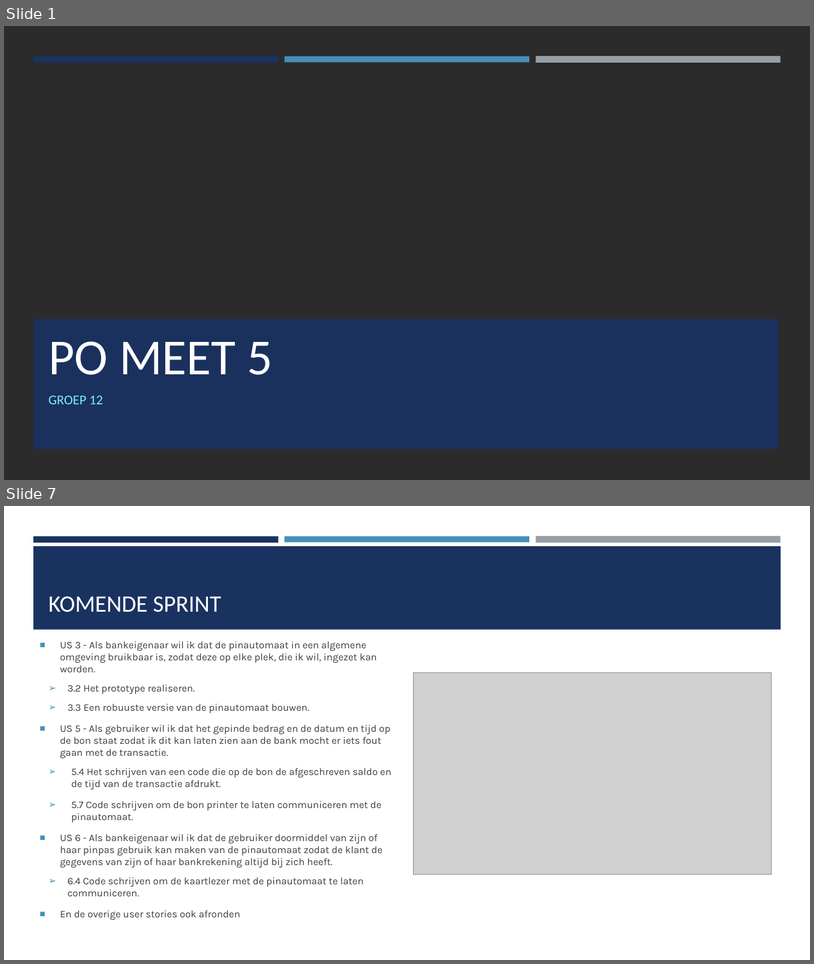
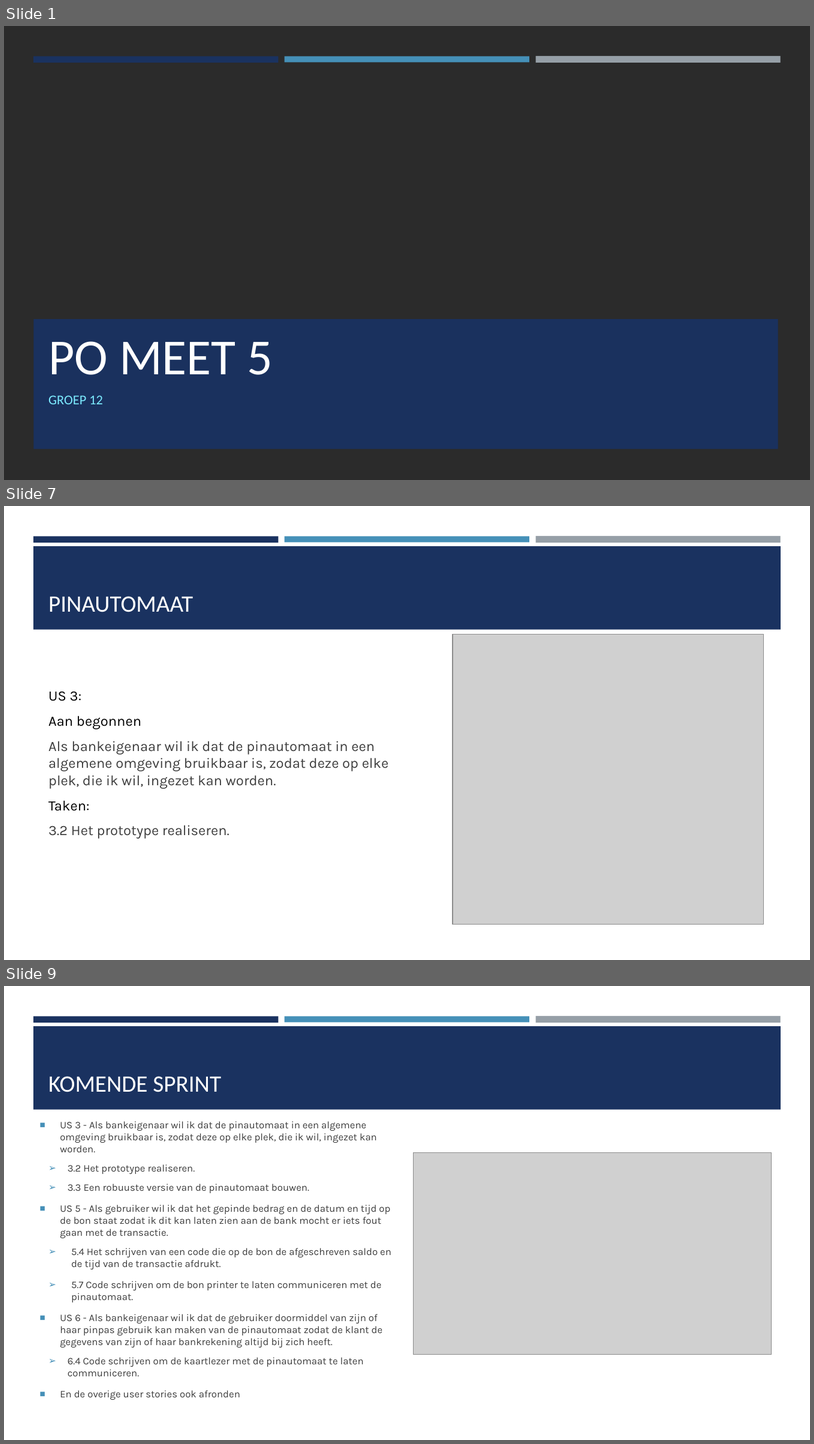
Before and after one commit to BruddaCode/Project-3-4-Bank, a slide deck: documentatie/po presentaties/PO meet 5.pptx. Shown one above the other, each under a label of ours: slides 1 and 7 before the commit, slides 1, 7 and 9 after it; the slides between them are not shown. The pictures are 814x964 and 814x1444 pixels, drawn with LibreOffice and Linux fonts; fonts in the diff are those of the drawing; grey boxes stand for pictures; background and template pictures are left out; a plain dark background stands for a picture behind light text. Boxes give left, top, right and bottom in pixels: in the first picture for what was removed or moved away, otherwise in the second. Text is boxed around its words. In the diff, an @@ line names an element or a change of style, - is before the commit and + after.

```diff
--- a/documentatie/po presentaties/PO meet 5.pptx
+++ b/documentatie/po presentaties/PO meet 5.pptx
@@ slide 7 added at [4, 506, 810, 960], background #FFFFFF; not listed: 4 template elements that a slide beside it also shows @@
@@ title added at [48, 596, 193, 612], 28 pt, text #FFFFFF @@
+PINAUTOMAAT
@@ picture added at [453, 634, 764, 924] @@
@@ text added at [48, 691, 389, 838], 17 pt, text #3D3D3D @@
+US 3:
+Aan begonnen
+Als bankeigenaar wil ik dat de pinautomaat in een algemene omgeving bruikbaar is, zodat deze op elke plek, die ik wil, ingezet kan worden.
+Taken:
+3.2 Het prototype realiseren.
@@ what was slide 7 is now slide 9 @@
```
Also in this commit, not shown: 5 slides changed, 1 other slide added.
